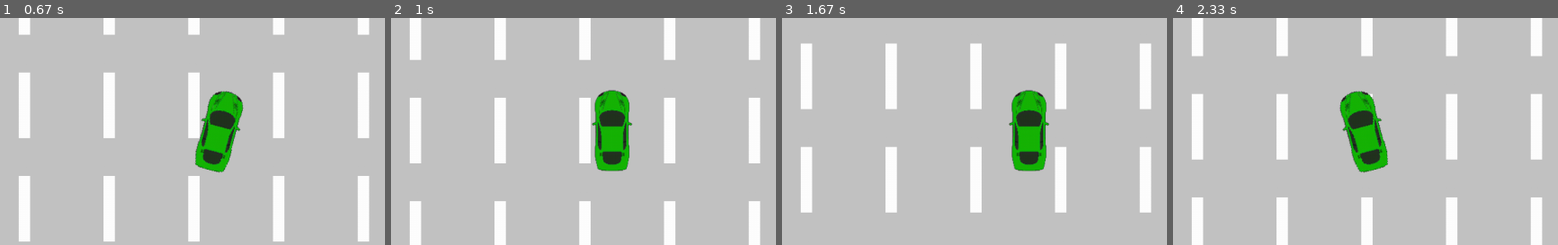
Above: before the commit, frames 1-4 (left to right).
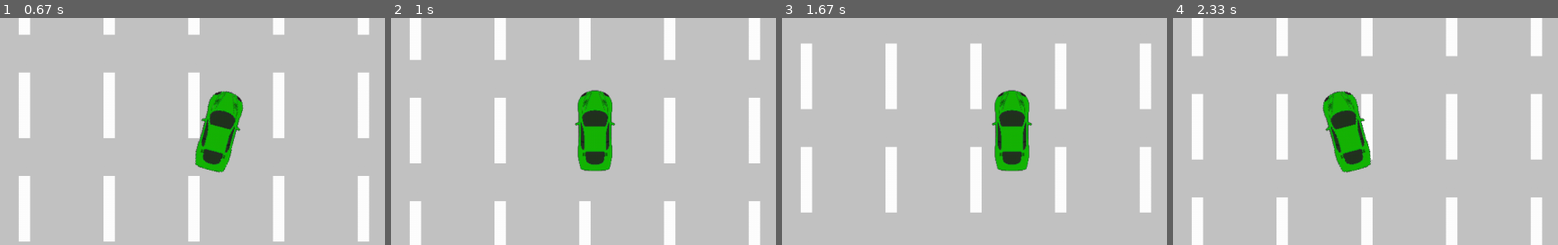
Above: after the commit, the same moments.

Repository: ronrothjr/battleship
Game: pygame game, started from tutorials/scroller/scroller.py
Two runs of this game, one before a commit and one after it. Both use one fixed random seed, a clock stepped at 60 frames per second and the inputs below.
Inputs (mouse positions are % of the whole screen's width and height, from its top left):
- Up to frame 1 (0.67 s): hold Right from 0.33 s (still down); move the mouse to (48, 54) at 0.37 s
- Up to frame 2 (1 s): release Right at 0.8 s; click (2, 15) at 0.88 s, where only the run after the commit has a clickable "left"
- Up to frame 3 (1.67 s): hold D 1.17-1.63 s
- Up to frame 4 (2.33 s): hold Left 1.67-2.2 s; hold A from 2.23 s (still down)
The pictures show only the part of the screen within x 27-77%, y 47-97%; the shares and areas given below are measured in that part.

Frame 1 is identical in both runs. In frame 2, 4.0% of the frame differs, in the area x 47-63%, y 31-68%; in frame 3, 4.0%; in frame 4, 4.1%, in the area x 38-56%, y 32-69%.

Commit message:
touch and mouse events

Diff:
--- a/tutorials/scroller/scroller.py
+++ b/tutorials/scroller/scroller.py
@@ -83,7 +83,7 @@
     def get_lane(self):
         return random.randint(1, LANES * 2)
 
-    def move(self):
+    def move(self, pos: str=''):
         global SCORE
         self.rect.move_ip(0, SPEED)
         if (self.rect.bottom > SCREEN_HEIGHT + self.image.get_height()):
@@ -105,20 +105,20 @@
         self.original_image = None
         self.original_rect = None
 
-    def move(self):
+    def move(self, pos: str=''):
         pressed_keys = pygame.key.get_pressed()
        #if pressed_keys[K_UP]:
             #self.rect.move_ip(0, -5)
        #if pressed_keys[K_DOWN]:
             #self.rect.move_ip(0,5)
-        left = self.rect.left > OFFSET_WIDTH + LEFT_SHOULDER and pressed_keys[K_LEFT] or pressed_keys[K_a]
-        right = self.rect.right < SCREEN_WIDTH - RIGHT_SHOULDER - int(self.image.get_width() / 2) and pressed_keys[K_RIGHT] or pressed_keys[K_d]
+        left = self.rect.left > OFFSET_WIDTH + LEFT_SHOULDER and (pos == 'left' or pressed_keys[K_LEFT] or pressed_keys[K_a])
+        right = self.rect.right < SCREEN_WIDTH - RIGHT_SHOULDER - int(self.image.get_width() / 2) and (pos == 'right' or pressed_keys[K_RIGHT] or pressed_keys[K_d])
         if left:
             if self.original_image and self.turning == 'right':
                 self.reset_rotation()
             if not self.original_image:
                 self.set_rotation('left', 15)
-            self.rect.move_ip(-int(SPEED / 2), 0)
+            self.rect.move_ip(int(SPEED / 2) * -1, 0)
         elif right:
             if self.original_image and self.turning == 'left':
                 self.reset_rotation()
@@ -155,6 +155,8 @@
 
 tile_placement = TILE_HEIGHT * -1
 
+turn = ''
+
 INC_SPEED = pygame.USEREVENT + 1
 MAX_ENEMIES = 20
 MAX_SPEED = 30
@@ -167,12 +169,20 @@
         if event.type == QUIT or event.type == KEYDOWN and event.key == K_ESCAPE:
             pygame.quit()
             sys.exit()
+        if event.type == MOUSEBUTTONDOWN or event.type == MOUSEMOTION:
+            pos = event.pos
+            x = pos[0] / SCREEN_WIDTH
+            turn = 'left' if x < 0.25 else ('right' if x > 0.75 else '')
+        if event.type == MOUSEBUTTONUP:
+            turn = ''
+
     now = pygame.time.get_ticks()
     if now - last_spawn_tick >= SPAWNTIME and enemies.__len__() < MAX_ENEMIES:
         last_spawn_tick = pygame.time.get_ticks()
         enemy = Enemy()
         enemies.add(enemy)
         all_sprites.add(enemy)
+
     DISPLAYSURF.fill(WHITE)
     DISPLAYSURF.blit(left_shoulder, (0 + OFFSET_WIDTH, 0))
     DISPLAYSURF.blit(background, (LEFT_SHOULDER + OFFSET_WIDTH, tile_placement))
@@ -180,15 +190,19 @@
     if tile_placement > 0:
         tile_placement = TILE_HEIGHT * -1
     DISPLAYSURF.blit(right_shoulder, (LEFT_SHOULDER + OFFSET_WIDTH + LANES_WIDTH, 0))
+
     scores = font_small.render(str(SCORE), True, BLACK)
     DISPLAYSURF.blit(scores, (10,10))
     speed = font_small.render(str(SPEED), True, BLACK)
     DISPLAYSURF.blit(speed, (10,35))
     count = font_small.render(str(enemies.__len__()), True, BLACK)
     DISPLAYSURF.blit(count, (10,60))
+    turning = font_small.render(str(turn), True, BLACK)
+    DISPLAYSURF.blit(turning, (10,100))
     for entity in all_sprites:
         DISPLAYSURF.blit(entity.image, entity.rect)
-        entity.move()
+        entity.move(turn)
+
     if pygame.sprite.spritecollide(P1, enemies, False, pygame.sprite.collide_mask):
         pygame.mixer.Sound('crash.wav').play()
         time.sleep(0.5)
